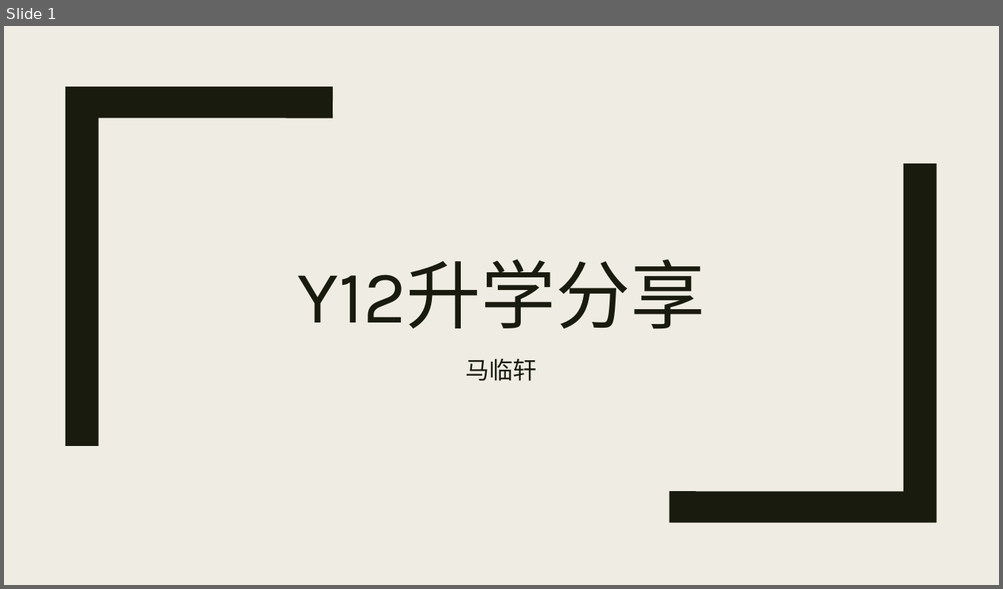
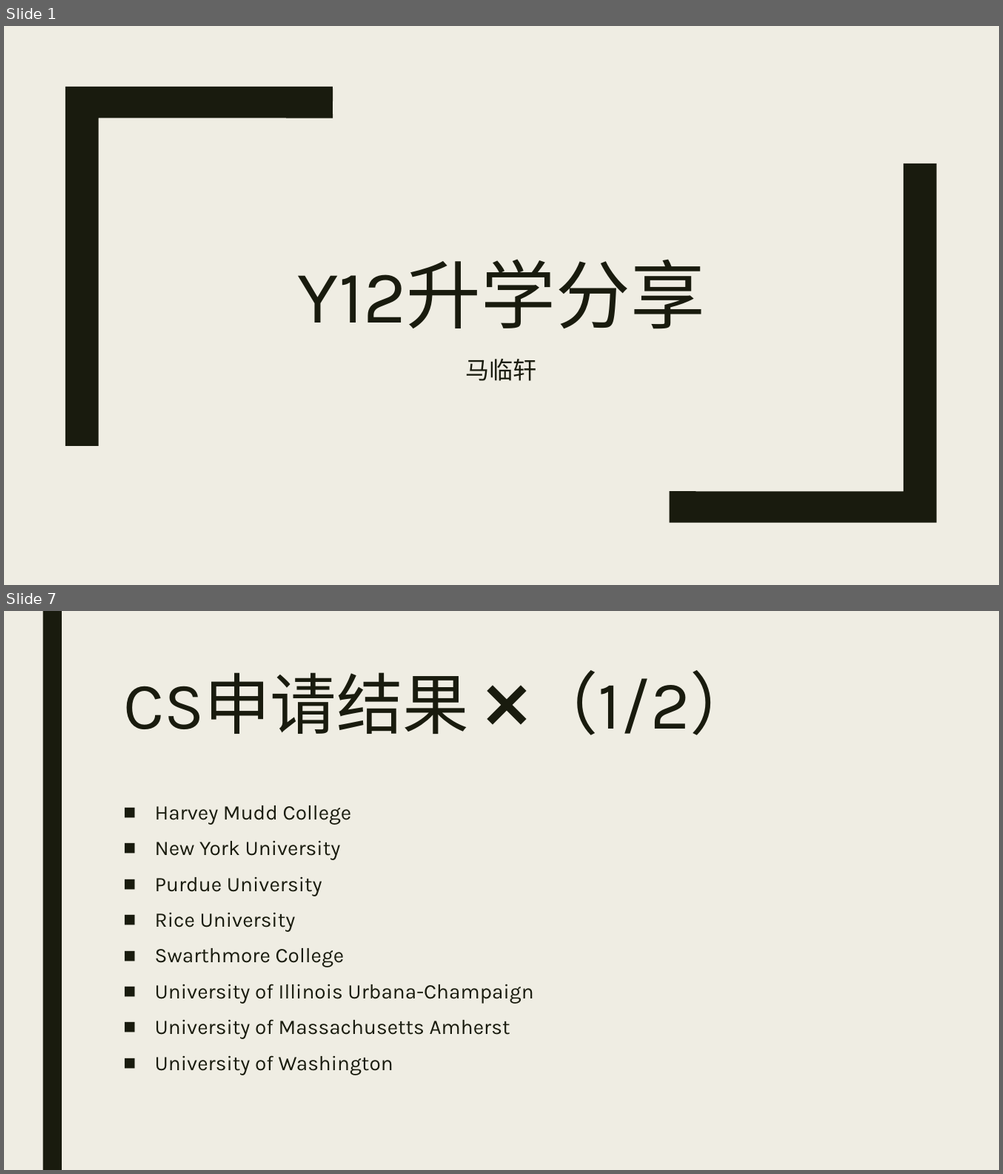
Before and after one commit to davidmaamoaix/fun-seminars, a slide deck: Presentation1.pptx. Shown one above the other, each under a label of ours: slide 1 before the commit, slides 1 and 7 after it; the slides between them are not shown. The pictures are 1003x589 and 1003x1174 pixels, drawn with LibreOffice and Linux fonts; fonts in the diff are those of the drawing. Boxes give left, top, right and bottom in pixels: in the first picture for what was removed or moved away, otherwise in the second. Text is boxed around its words. In the diff, an @@ line names an element or a change of style, - is before the commit and + after.

Commit message:
yay

```diff
--- a/Presentation1.pptx
+++ b/Presentation1.pptx
@@ slide 7 added at <box>4,611,999,1170</box>, background #EFEDE3 @@
@@ rectangle added at <box>42,611,62,1170</box>, fill #191B0E @@
@@ title added at <box>123,670,758,735</box>, 64 pt, text #191B0E @@
+CS申请结果 ❌（1/2）
@@ text added at <box>155,806,533,1076</box>, 20 pt, text #191B0E @@
+■ Harvey Mudd College
+■ New York University
+■ Purdue University
+■ Rice University
+■ Swarthmore College
+■ University of Illinois Urbana-Champaign
+■ University of Massachusetts Amherst
+■ University of Washington
```
Also in this commit, not shown: 23 other slides added.
